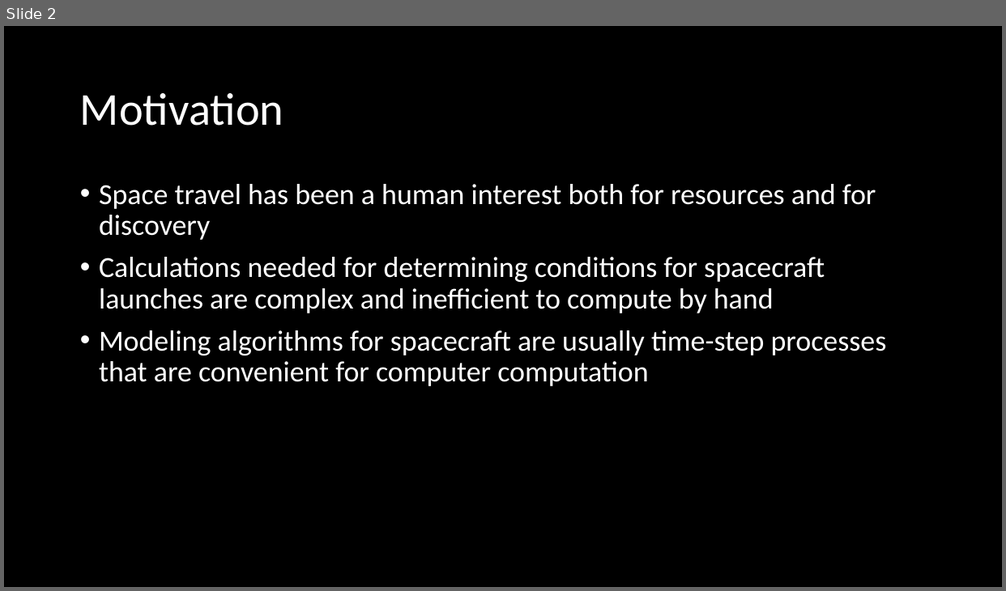
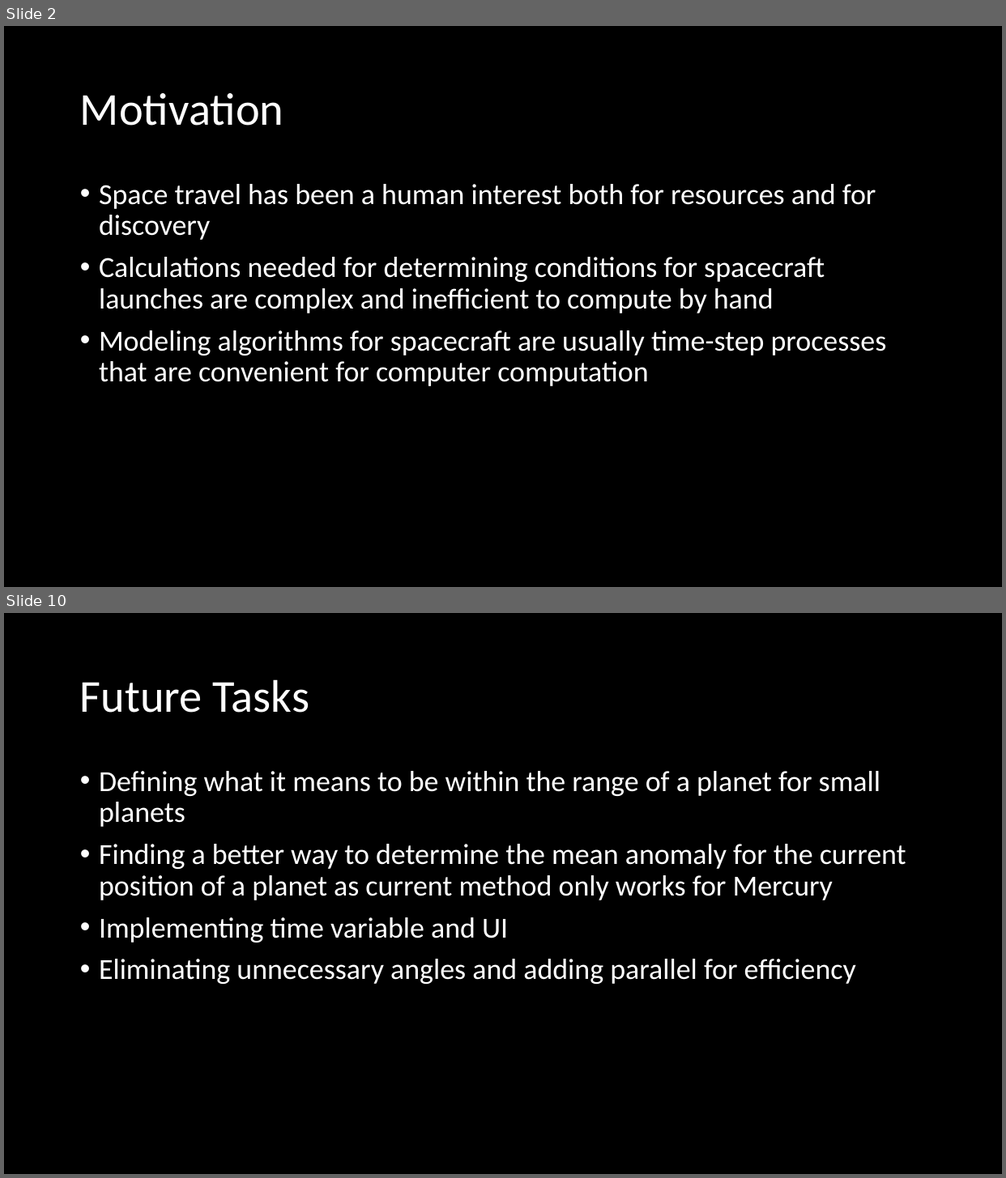
Before and after one commit to tjresearch/research-junyan, a slide deck: Presentation/Junyan_Peng_Presentation.pptx. Shown one above the other, each under a label of ours: slide 2 before the commit, slides 2 and 10 after it; the slides between them are not shown. The pictures are 1006x591 and 1006x1178 pixels, drawn with LibreOffice and Linux fonts; fonts in the diff are those of the drawing; background and template pictures are left out. Boxes give left, top, right and bottom in pixels: in the first picture for what was removed or moved away, otherwise in the second. Text is boxed around its words. In the diff, an @@ line names an element or a change of style, - is before the commit and + after.

```diff
--- a/Presentation/Junyan_Peng_Presentation.pptx
+++ b/Presentation/Junyan_Peng_Presentation.pptx
@@ slide 10 added at bbox=[4, 613, 1002, 1174], background picture (left out) @@
@@ title added at bbox=[80, 679, 309, 713], 44 pt, text #FFFFFF @@
+Future Tasks
@@ text added at bbox=[99, 771, 906, 984], 28 pt, text #FFFFFF @@
+• Defining what it means to be within the range of a planet for small planets
+• Finding a better way to determine the mean anomaly for the current position of a planet as current method only works for Mercury
+• Implementing time variable and UI
+• Eliminating unnecessary angles and adding parallel for efficiency
```
Also in this commit, not shown: 2 slides changed, 6 other slides added, 7 other files.
